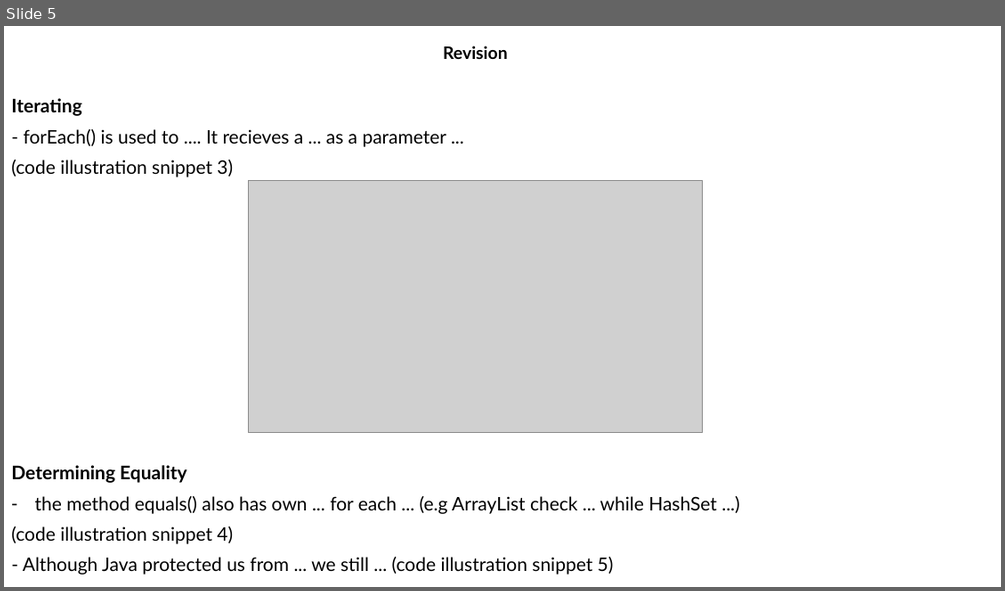
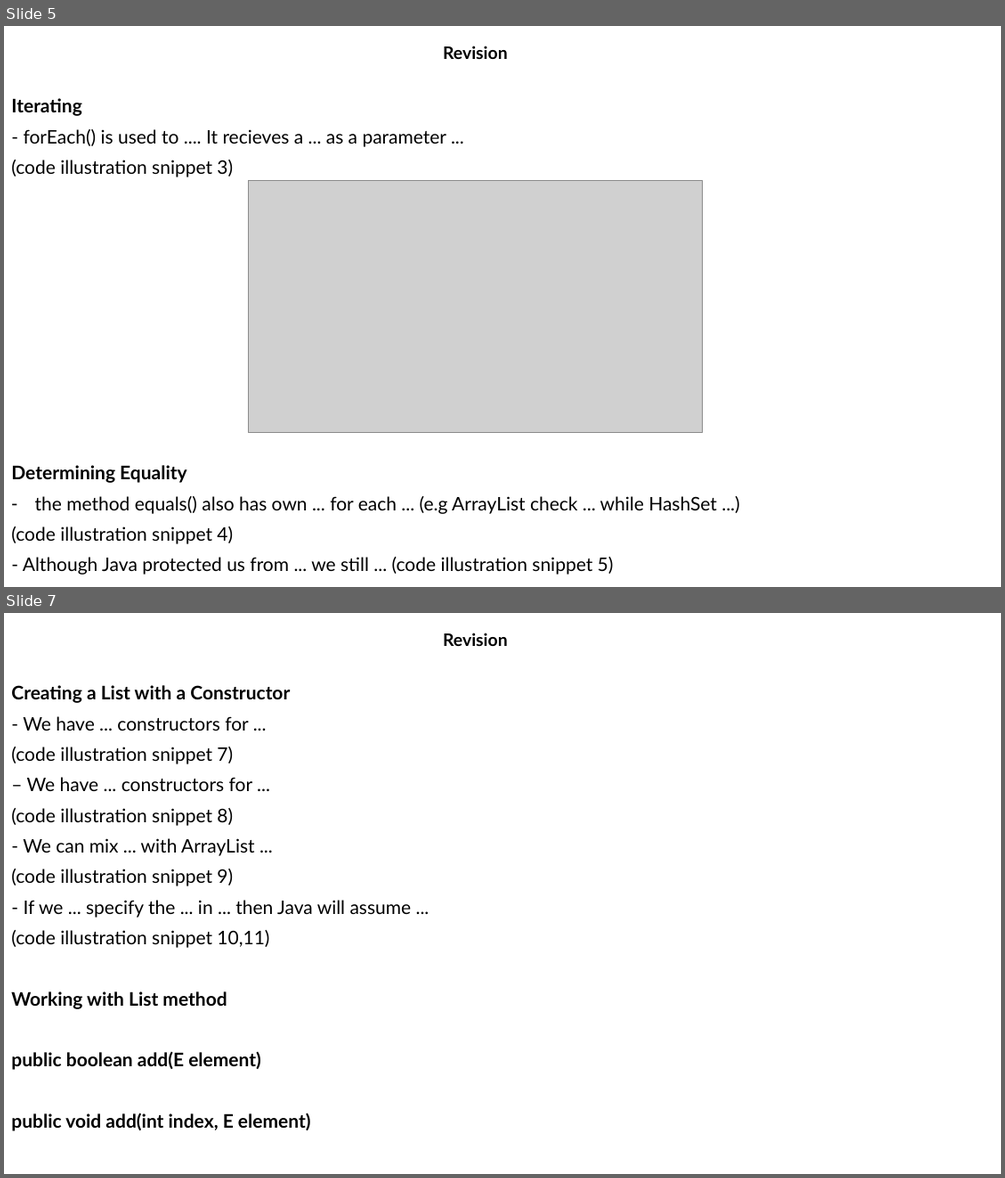
Before and after one commit to MaiDinhVinh/CS-Java, a slide deck: OCP17/Chapter 9 - Collections and Generics.pptx. Shown one above the other, each under a label of ours: slide 5 before the commit, slides 5 and 7 after it; the slides between them are not shown. The pictures are 1005x591 and 1005x1178 pixels, drawn with LibreOffice and Linux fonts; fonts in the diff are those of the drawing; grey boxes stand for pictures. Boxes give left, top, right and bottom in pixels: in the first picture for what was removed or moved away, otherwise in the second. Text is boxed around its words. In the diff, an @@ line names an element or a change of style, - is before the commit and + after.

```diff
--- a/OCP17/Chapter 9 - Collections and Generics.pptx
+++ b/OCP17/Chapter 9 - Collections and Generics.pptx
@@ slide 7 added at [4, 613, 1001, 1174], background #FFFFFF @@
@@ subtitle added at [443, 633, 508, 646], 16.6 pt, text #000000, bold @@
+Revision
@@ text added at [11, 685, 412, 1131], 18 pt, text #000000 @@
+Creating a List with a Constructor
+- We have ... constructors for ...
+(code illustration snippet 7)
+– We have ... constructors for ...
+(code illustration snippet 8)
+- We can mix ... with ArrayList ...
+(code illustration snippet 9)
+- If we ... specify the ... in ... then Java will assume ...
+(code illustration snippet 10,11)
+Working with List method
+public boolean add(E element)
+public void add(int index, E element)
```
Also in this commit, not shown: 1 slide changed, 16 other slides added.
